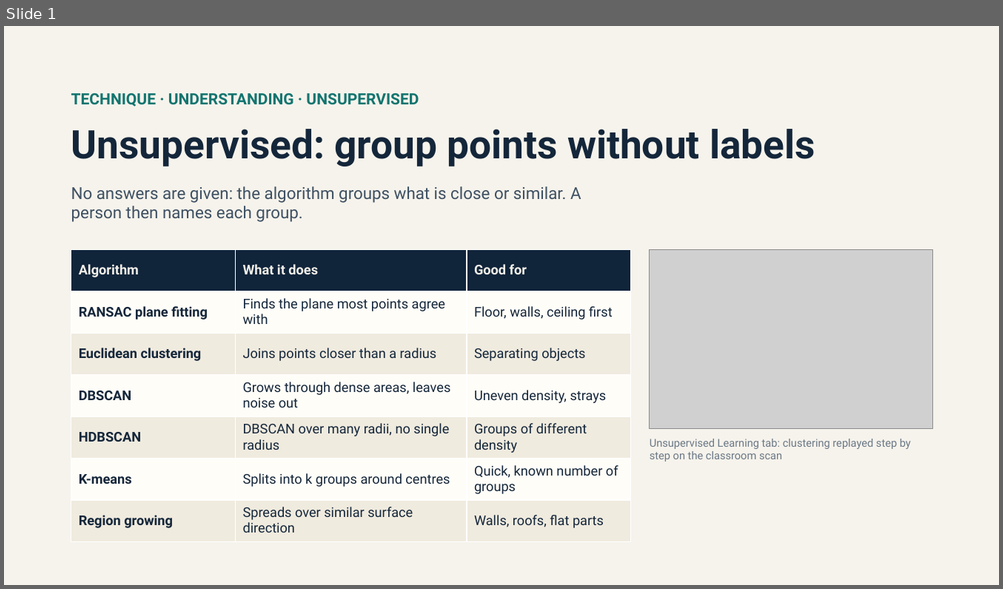
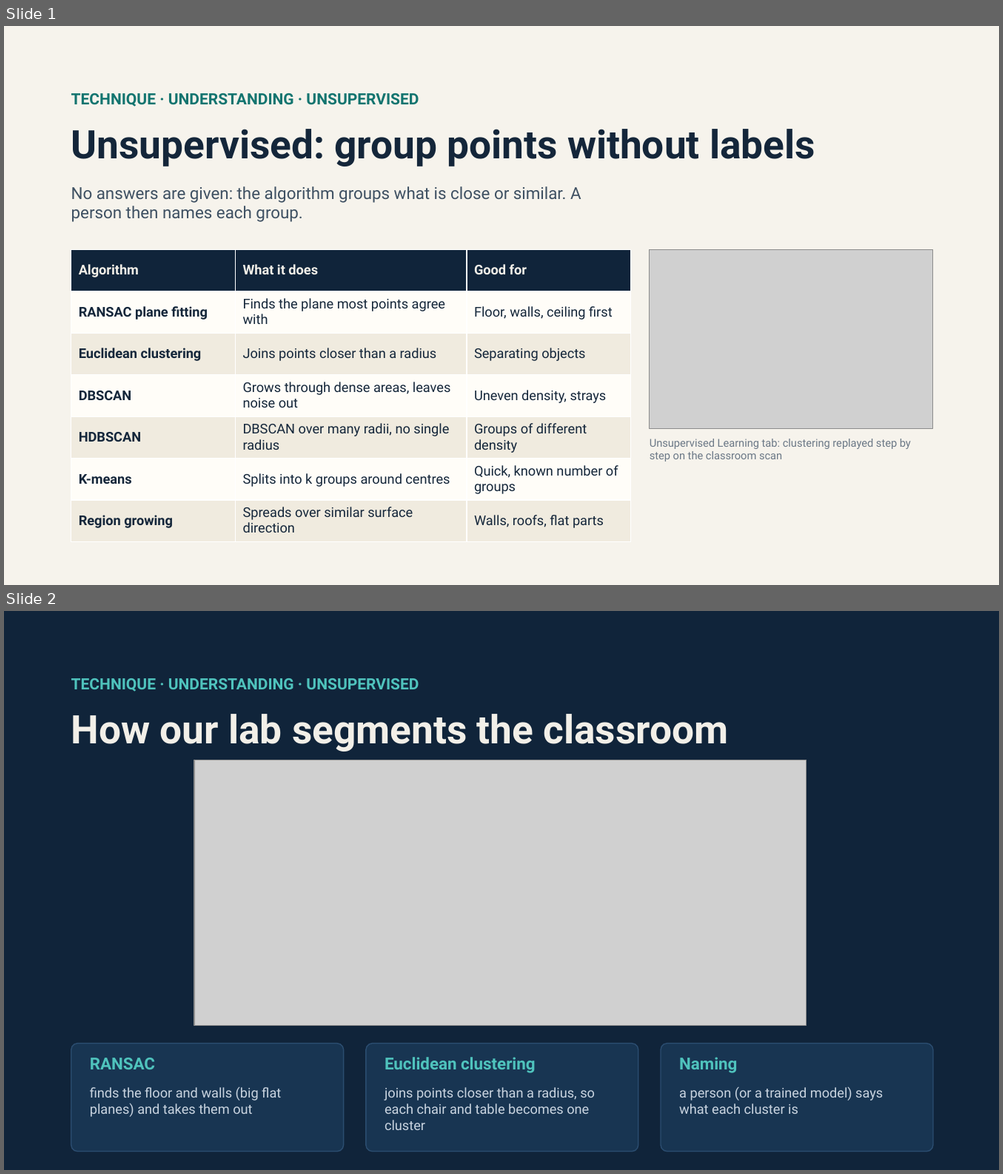
Before and after one commit to maninka123/lidar-learning-lab, a slide deck: presentation/LiDAR_Workshop_Learning_Slides.pptx. Shown one above the other, each under a label of ours: slide 1 before the commit, slides 1 and 2 after it. The pictures are 1003x589 and 1003x1174 pixels, drawn with LibreOffice and Linux fonts; fonts in the diff are those of the drawing; grey boxes stand for pictures. Boxes give left, top, right and bottom in pixels: in the first picture for what was removed or moved away, otherwise in the second. Text is boxed around its words. In the diff, an @@ line names an element or a change of style, - is before the commit and + after.

Commit message:
Slides: fix learning slides formatting, use figures from our own segmentation

```diff
--- a/presentation/LiDAR_Workshop_Learning_Slides.pptx
+++ b/presentation/LiDAR_Workshop_Learning_Slides.pptx
@@ slide 2 added at bbox=[4, 611, 999, 1170], background #10243A @@
@@ text added at bbox=[71, 678, 418, 692], 15 pt, text #4FC3BD, bold @@
+TECHNIQUE · UNDERSTANDING · UNSUPERVISED
@@ text added at bbox=[71, 714, 728, 752], 38 pt, text #F2EFE8, bold @@
+How our lab segments the classroom
@@ picture added at bbox=[194, 760, 806, 1026] @@
@@ rounded rectangle added at bbox=[71, 1044, 344, 1152], fill #183552, outline #2B4D70 1 pt @@
@@ rounded rectangle added at bbox=[366, 1044, 638, 1152], fill #183552, outline #2B4D70 1 pt @@
@@ rounded rectangle added at bbox=[660, 1044, 933, 1152], fill #183552, outline #2B4D70 1 pt @@
@@ text added at bbox=[90, 1058, 155, 1070], 16 pt, text #4FC3BD, bold @@
+RANSAC
@@ text added at bbox=[384, 1057, 535, 1073], 16 pt, text #4FC3BD, bold @@
+Euclidean clustering
@@ text added at bbox=[679, 1057, 737, 1073], 16 pt, text #4FC3BD, bold @@
+Naming
@@ text added at bbox=[90, 1088, 281, 1117], 13 pt, text #C9D4E0 @@
+finds the floor and walls (big flat planes) and takes them out
@@ text added at bbox=[384, 1088, 595, 1130], 13 pt, text #C9D4E0 @@
+joins points closer than a radius, so each chair and table becomes one cluster
@@ text added at bbox=[679, 1088, 882, 1114], 13 pt, text #C9D4E0 @@
+a person (or a trained model) says what each cluster is
```
Also in this commit, not shown: 2 slides changed, 1 other slide added, 2 other files.
